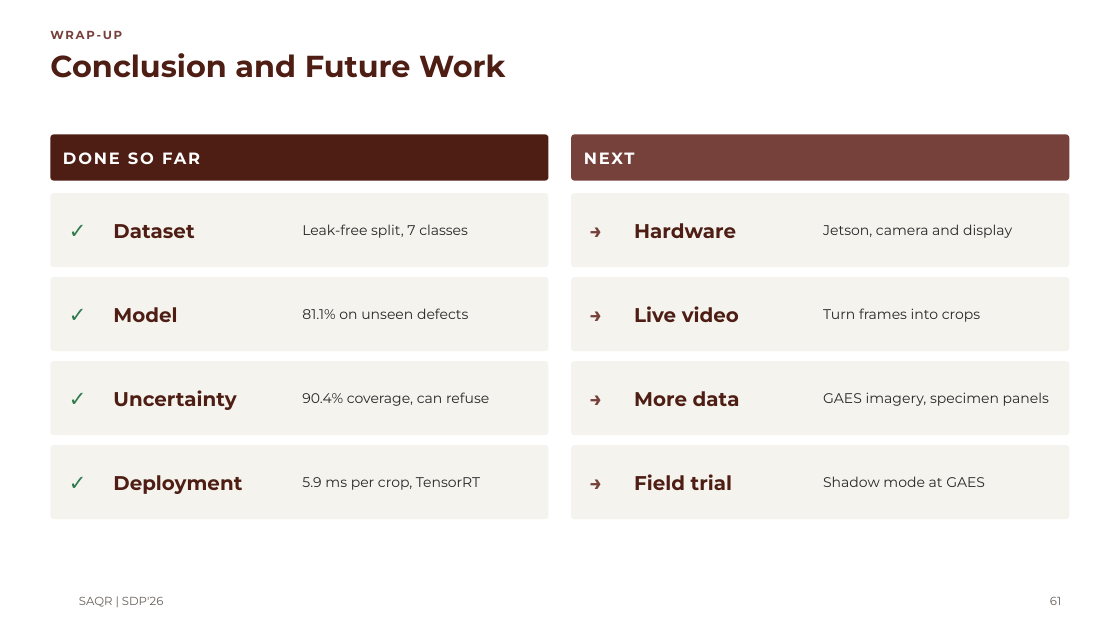
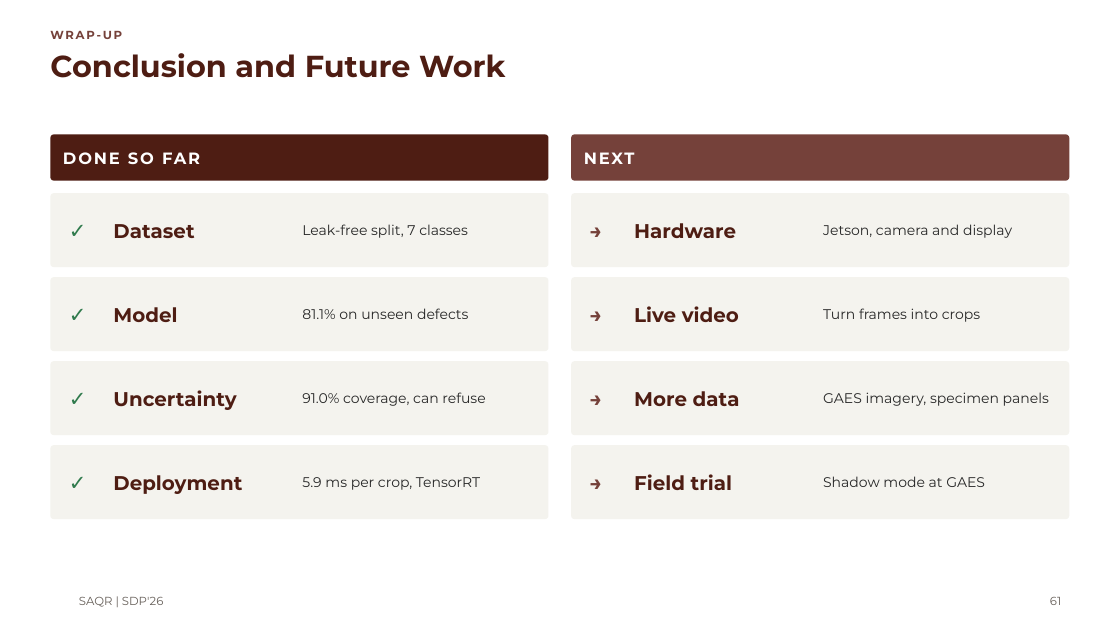
Before and after one commit to MASAR-AUS/SAQR, a slide deck: slide 61 of SAQR CMP490 Presentation.pptx. Drawn at 1120x630 pixels with LibreOffice and Linux fonts; fonts in the diff are those of the drawing; background and template pictures are left out. Boxes give left, top, right and bottom in pixels: in the first picture for what was removed or moved away, otherwise in the second. Text is boxed around its words. In the diff, an @@ line names an element or a change of style, - is before the commit and + after.

```diff
--- a/SAQR CMP490 Presentation.pptx
+++ b/SAQR CMP490 Presentation.pptx
@@ text at <box>302,392,485,406</box>: text changed @@
-90.4% coverage, can refuse
+91.0% coverage, can refuse
```
Also in this commit, not shown: 4 other slides changed, 2 slides added, 4 other files.
